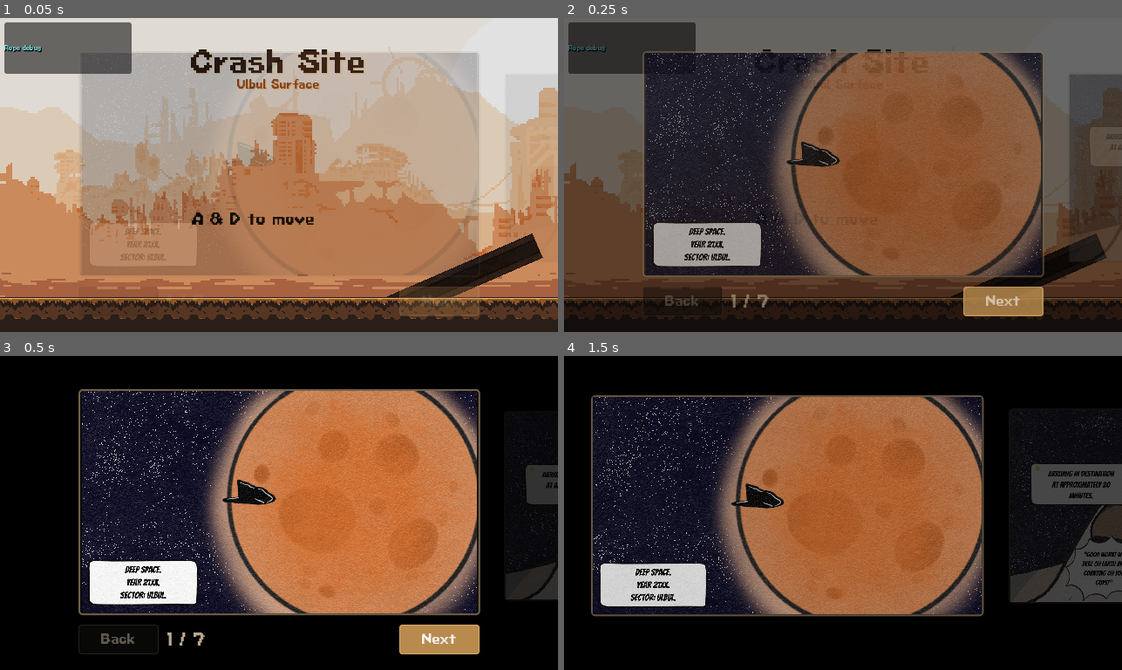
Above: before the commit, frames 1-4 (two rows, left to right).
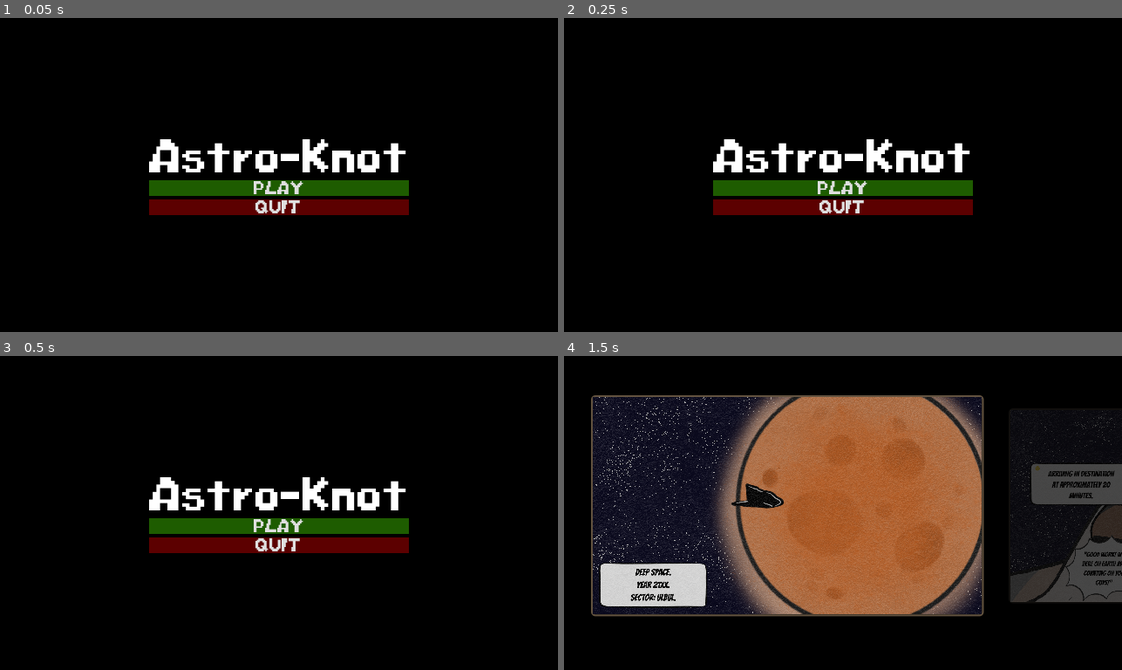
Above: after the commit, the same moments.

Repository: Bakwan-Company/Astro-Knot
Game: Godot game, scene res://MainMenu.tscn
The game is run twice, just before and just after one commit, with the same random seed, the same clock (stepped at 60 frames per second) and the same inputs. Before the commit the project starts from res://levels/level_1_tutorial/Level1Tutorial.tscn.
Inputs (mouse positions are in pixels of both pictures, inside the frame that each line leads up to):
- Up to frame 1 (0.05 s): no input
- Up to frame 2 (0.25 s): no input
- Up to frame 3 (0.5 s): no input
- Up to frame 4 (1.5 s): click (843, 525) at 0.5 s, where only the run after the commit has a clickable "PLAY"; click "Next" at 1.25 s

The runs differ from the first frame. In frame 1, 100% of the frame differs, in the area x 0-100%, y 0-100%; in frame 2, 92%; in frame 3, 54%; in frame 4, nothing differs.

Commit message:
fix level 3 and add ending scene

Diff:
--- a/comics/level3/2.tscn
+++ b/comics/level3/2.tscn
@@ -6,13 +6,12 @@
 [ext_resource type="Texture2D" uid="uid://bxpwb8ep7ib8p" path="res://asset/Comics/Level3/last/Level4Panel3_202605291957_37444.png" id="4_gfnxi"]
 [ext_resource type="Texture2D" uid="uid://6nu75pryqyhr" path="res://asset/Comics/Level3/last/Level4Panel4_202605291957_37445.png" id="5_2fuvu"]
 [ext_resource type="Texture2D" uid="uid://na7byy3m0evg" path="res://asset/Comics/Level3/last/Level4Panel5_202605291957_37446.png" id="6_vkvxc"]
-[ext_resource type="Texture2D" uid="uid://du15ltujjjq42" path="res://asset/Comics/Level3/last/Level4Panel6_202605291957_37449.png" id="7_nr3b7"]
 
 [node name="ComicCutscene" type="CanvasLayer" unique_id=447837178]
 process_mode = 3
 layer = 120
 script = ExtResource("1_ph8fe")
-pages = Array[Texture2D]([ExtResource("2_honj6"), ExtResource("3_7j1mq"), ExtResource("4_gfnxi"), ExtResource("5_2fuvu"), ExtResource("6_vkvxc"), ExtResource("7_nr3b7")])
+pages = Array[Texture2D]([ExtResource("2_honj6"), ExtResource("3_7j1mq"), ExtResource("4_gfnxi"), ExtResource("5_2fuvu"), ExtResource("6_vkvxc")])
 
 [node name="Dimmer" type="ColorRect" parent="." unique_id=1988990970]
 anchors_preset = 15
--- /dev/null
+++ b/interactables/door/pillar_door.tscn
@@ -0,0 +1,74 @@
+[gd_scene format=3 uid="uid://bqoy0rq4y5pr7"]
+
+[ext_resource type="Script" uid="uid://b4ltnr5133gi" path="res://interactables/door/door.gd" id="1_door"]
+[ext_resource type="Texture2D" uid="uid://bl1l2x8635i6q" path="res://asset/Interactables and Hazards/pilar/128x32.png" id="2_closed"]
+[ext_resource type="Texture2D" uid="uid://bn405igjnf0if" path="res://asset/Interactables and Hazards/pilar/128x32quarter_half.png" id="3_quarter"]
+[ext_resource type="Texture2D" uid="uid://c12yc7qhwdidb" path="res://asset/Interactables and Hazards/pilar/128x32_half.png" id="4_half"]
+[ext_resource type="Texture2D" uid="uid://jiuv34cghrwr" path="res://asset/Interactables and Hazards/pilar/128x32_open.png" id="5_open"]
+
+[sub_resource type="RectangleShape2D" id="RectangleShape2D_pillar_door"]
+size = Vector2(39, 128)
+
+[sub_resource type="SpriteFrames" id="SpriteFrames_pillar_door"]
+animations = [{
+"frames": [{
+"duration": 1.0,
+"texture": ExtResource("5_open")
+}, {
+"duration": 1.0,
+"texture": ExtResource("4_half")
+}, {
+"duration": 1.0,
+"texture": ExtResource("3_quarter")
+}, {
+"duration": 1.0,
+"texture": ExtResource("2_closed")
+}],
+"loop": false,
+"name": &"close",
+"speed": 10.0
+}, {
+"frames": [{
+"duration": 1.0,
+"texture": ExtResource("2_closed")
+}],
+"loop": true,
+"name": &"closed",
+"speed": 5.0
+}, {
+"frames": [{
+"duration": 1.0,
+"texture": ExtResource("2_closed")
+}, {
+"duration": 1.0,
+"texture": ExtResource("3_quarter")
+}, {
+"duration": 1.0,
+"texture": ExtResource("4_half")
+}, {
+"duration": 1.0,
+"texture": ExtResource("5_open")
+}],
+"loop": false,
+"name": &"open",
+"speed": 10.0
+}, {
+"frames": [{
+"duration": 1.0,
+"texture": ExtResource("5_open")
+}],
+"loop": true,
+"name": &"opened",
+"speed": 5.0
+}]
+
+[node name="PillarDoor" type="StaticBody2D" unique_id=1100794833]
+script = ExtResource("1_door")
+
+[node name="CollisionShape2D" type="CollisionShape2D" parent="." unique_id=1185074297]
+position = Vector2(0.5, 0)
+shape = SubResource("RectangleShape2D_pillar_door")
+
+[node name="AnimatedSprite2D" type="AnimatedSprite2D" parent="." unique_id=891600769]
+sprite_frames = SubResource("SpriteFrames_pillar_door")
+animation = &"opened"
--- a/levels/level_3/bridge.gd
+++ b/levels/level_3/bridge.gd
@@ -1,10 +1,7 @@
 extends AnimatableBody2D
 
-# Seberapa jauh jembatannya mau ditarik/digeser?
-# Contoh: Vector2(150, 0) berarti geser ke KANAN 150 pixel.
-# Kalau mau geser ke BAWAH (biar jadi jalan), misal Vector2(0, 150)
 @export var retract_offset: Vector2 = Vector2(0, 150)
-@export var retract_duration: float = 1.0 # Waktu nariknya (1 detik)
+@export var retract_duration: float = 5.0 # Waktu nariknya (1 detik)
 
 @onready var start_position: Vector2 = global_position
 
--- a/levels/level_3/bridge_manager.gd
+++ b/levels/level_3/bridge_manager.gd
@@ -1,7 +1,7 @@
 extends Node2D
 
 @export var slide_distance: float = 352.0
-@export var slide_duration: float = 1.0
+@export var slide_duration: float = 2.4
 
 @onready var left_bridge = $MaskingZone/LeftBridge
 @onready var right_bridge = $MaskingZone/RightBridge
@@ -10,6 +10,7 @@
 var right_formed_pos: Vector2
 var left_hidden_pos: Vector2
 var right_hidden_pos: Vector2
+var active_tween: Tween
 
 func _ready() -> void:
 	left_formed_pos = left_bridge.global_position
@@ -23,20 +24,25 @@
 	_set_bridge_collision(false)
 
 func _on_terminal_activated(is_on: bool) -> void:
-	var tween = create_tween().set_parallel(true).set_trans(Tween.TRANS_CUBIC).set_ease(Tween.EASE_IN_OUT)
+	if is_instance_valid(active_tween):
+		active_tween.kill()
+
+	active_tween = create_tween().set_parallel(true).set_trans(Tween.TRANS_CUBIC).set_ease(Tween.EASE_IN_OUT)
+	active_tween.finished.connect(func(): active_tween = null)
 
 	if is_on:
 		# TERMINAL NYALA: Fisik ON duluan, baru jembatan muncul ke tengah
 		_set_bridge_collision(true)
-		tween.tween_property(left_bridge, "global_position", left_formed_pos, slide_duration)
-		tween.tween_property(right_bridge, "global_position", right_formed_pos, slide_duration)
+		active_tween.tween_property(left_bridge, "global_position", left_formed_pos, slide_duration)
+		active_tween.tween_property(right_bridge, "global_position", right_formed_pos, slide_duration)
 	else:
 		# TERMINAL MATI: MATIIN FISIK SAAT INI JUGA!
 		_set_bridge_collision(false)
 
 		# Baru jembatannya ditarik ngumpet ke tembok (visual doang yang gerak)
-		tween.tween_property(left_bridge, "global_position", left_hidden_pos, slide_duration)
-		tween.tween_property(right_bridge, "global_position", right_hidden_pos, slide_duration)
+		active_tween.tween_property(left_bridge, "global_position", left_hidden_pos, slide_duration)
+		active_tween.tween_property(right_bridge, "global_position", right_hidden_pos, slide_duration)
+
 func _set_bridge_collision(is_solid: bool) -> void:
 	var layer_value = 1 if is_solid else 0
 	if left_bridge and right_bridge:
--- a/levels/level_3/camera.gd
+++ b/levels/level_3/camera.gd
@@ -6,6 +6,9 @@
 
 var cinematic_target: Vector2
 var is_cinematic: bool = false
+var shake_time: float = 0.0
+var shake_duration: float = 0.0
+var shake_strength: float = 0.0
 
 func _process(delta: float) -> void:
 	if is_cinematic:
@@ -15,9 +18,31 @@
 
 		global_position = global_position.lerp(midpoint, smoothing_speed * delta)
 
+	_update_shake(delta)
+
 func focus_on_position(target_position: Vector2) -> void:
 	cinematic_target = target_position
 	is_cinematic = true
 
 func follow_players() -> void:
 	is_cinematic = false
+
+func shake(duration: float, strength: float) -> void:
+	shake_duration = maxf(duration, 0.01)
+	shake_time = shake_duration
+	shake_strength = strength
+
+func _update_shake(delta: float) -> void:
+	if shake_time <= 0.0:
+		offset = Vector2.ZERO
+		return
+
+	shake_time = maxf(shake_time - delta, 0.0)
+	var intensity := shake_strength * (shake_time / shake_duration)
+	offset = Vector2(
+		randf_range(-intensity, intensity),
+		randf_range(-intensity, intensity)
+	)
+
+	if shake_time <= 0.0:
+		offset = Vector2.ZERO
--- a/levels/level_3/level_3.gd
+++ b/levels/level_3/level_3.gd
@@ -1,6 +1,15 @@
 extends Node2D
 
+const END_ROCK_TEXTURE := preload("res://asset/Interactables and Hazards/Rock1_5_no_shadow.png")
+const THE_END_TEXTURE := preload("res://asset/end/the_end.jpg")
+const MAIN_MENU_PATH := "res://MainMenu.tscn"
+
 @export var bridge_camera_hold_time: float = 0.35
+@export var bridge_camera_shake_strength: float = 9.0
+@export var ending_fall_duration: float = 7.0
+@export var ending_rock_spawn_interval: float = 0.11
+@export var ending_camera_shake_strength: float = 22.0
+@export var ending_the_end_hold_time: float = 4.0
 
 @onready var button_laser = %ButtonLaser
 @onready var laser_gate = %LaserGate
@@ -10,8 +19,13 @@
 @onready var bridge_manager = %BridgeManager
 @onready var bridge_camera_focus: Marker2D = %BridgeCameraFocus
 @onready var camera: Camera2D = $Camera2D
+@onready var ending_computer_trigger: Area2D = $EndLv/computer/ComicCutsceneTrigger
+@onready var castor: CharacterBody2D = $Castor
+@onready var pollux: RigidBody2D = $Pollux
+@onready var rope_manager: Node = $RopeManager
 
 var bridge_cutscene_id: int = 0
+var ending_sequence_started: bool = false
 
 func _ready() -> void:
 	if button_laser and laser_gate:
@@ -20,6 +34,8 @@
 		button_pillar.button_toggled.connect(_on_button_pillar_toggled)
 	if terminal and bridge_manager:
 		terminal.terminal_activated.connect(_on_terminal_activated)
+	if ending_computer_trigger and ending_computer_trigger.has_signal("cutscene_finished"):
+		ending_computer_trigger.connect("cutscene_finished", _on_ending_computer_cutscene_finished)
 
 func _on_button_pillar_toggled(is_on: bool) -> void:
 	laser_gate_pillar.set_door_status(not is_on)
@@ -33,10 +49,8 @@
 
 	bridge_manager._on_terminal_activated(is_on)
 
-	if not is_on:
-		if camera and camera.has_method("follow_players"):
-			camera.call("follow_players")
-		return
+	if is_on and camera and camera.has_method("shake"):
+		camera.call("shake", bridge_manager.slide_duration, bridge_camera_shake_strength)
 
 	await get_tree().create_timer(bridge_manager.slide_duration + bridge_camera_hold_time).timeout
 
@@ -45,3 +59,101 @@
 
 	if camera and camera.has_method("follow_players"):
 		camera.call("follow_players")
+
+func _on_ending_computer_cutscene_finished() -> void:
+	if ending_sequence_started:
+		return
+
+	ending_sequence_started = true
+	await _play_ending_sequence()
+
+func _play_ending_sequence() -> void:
+	_freeze_ending_players()
+
+	if camera and camera.has_method("follow_players"):
+		camera.call("follow_players")
+	if camera and camera.has_method("shake"):
+		camera.call("shake", ending_fall_duration, ending_camera_shake_strength)
+
+	await _spawn_ending_rocks()
+	await _show_the_end_overlay()
+
+	if ResourceLoader.exists(MAIN_MENU_PATH):
+		get_tree().change_scene_to_file(MAIN_MENU_PATH)
+
+func _freeze_ending_players() -> void:
+	if rope_manager:
+		rope_manager.set_physics_process(false)
+		rope_manager.set_process(false)
+	if castor:
+		castor.velocity = Vector2.ZERO
+		castor.set_physics_process(false)
+	if pollux:
+		pollux.linear_velocity = Vector2.ZERO
+		pollux.angular_velocity = 0.0
+		pollux.freeze = true
+		pollux.sleeping = true
+
+func _spawn_ending_rocks() -> void:
+	var rock_layer := Node2D.new()
+	rock_layer.name = "EndingRockFall"
+	rock_layer.z_index = 200
+	add_child(rock_layer)
+
+	var elapsed := 0.0
+	while elapsed < ending_fall_duration:
+		_spawn_ending_rock(rock_layer)
+		await get_tree().create_timer(ending_rock_spawn_interval).timeout
+		elapsed += ending_rock_spawn_interval
+
+func _spawn_ending_rock(parent: Node2D) -> void:
+	if camera == null:
+		return
+
+	var viewport_size := get_viewport_rect().size
+	var visible_size := viewport_size / camera.zoom
+	var left := camera.global_position.x - visible_size.x * 0.5
+	var right := camera.global_position.x + visible_size.x * 0.5
+	var top := camera.global_position.y - visible_size.y * 0.5 - 160.0
+	var bottom := camera.global_position.y + visible_size.y * 0.5 + 220.0
+
+	var rock := Sprite2D.new()
+	rock.texture = END_ROCK_TEXTURE
+	rock.position = Vector2(randf_range(left, right), top - randf_range(0.0, 180.0))
+	rock.rotation = randf_range(-PI, PI)
+	rock.scale = Vector2.ONE * randf_range(0.35, 1.15)
+	rock.z_index = 200
+	parent.add_child(rock)
+
+	var fall_time := randf_range(1.6, 2.7)
+	var drift := randf_range(-110.0, 110.0)
+	var tween := create_tween().set_parallel(true)
+	tween.tween_property(rock, "position", Vector2(rock.position.x + drift, bottom), fall_time)
+	tween.tween_property(rock, "rotation", rock.rotation + randf_range(3.0, 8.0), fall_time)
+	tween.tween_property(rock, "modulate:a", 0.0, 0.35).set_delay(fall_time - 0.35)
+	tween.finished.connect(rock.queue_free)
+
+func _show_the_end_overlay() -> void:
+	var overlay := CanvasLayer.new()
+	overlay.name = "TheEndOverlay"
+	overlay.layer = 100
+	add_child(overlay)
+
+	var fade := ColorRect.new()
+	fade.color = Color(0, 0, 0, 0)
+	fade.set_anchors_preset(Control.PRESET_FULL_RECT)
+	overlay.add_child(fade)
+
+	var end_image := TextureRect.new()
+	end_image.texture = THE_END_TEXTURE
+	end_image.expand_mode = TextureRect.EXPAND_IGNORE_SIZE
+	end_image.stretch_mode = TextureRect.STRETCH_KEEP_ASPECT_COVERED
+	end_image.modulate = Color(1, 1, 1, 0)
+	end_image.set_anchors_preset(Control.PRESET_FULL_RECT)
+	overlay.add_child(end_image)
+
+	var tween := create_tween()
+	tween.tween_property(fade, "color:a", 1.0, 1.0)
+	tween.tween_property(end_image, "modulate:a", 1.0, 1.2)
+	await tween.finished
+	await get_tree().create_timer(ending_the_end_hold_time).timeout
--- a/project.godot
+++ b/project.godot
@@ -11,7 +11,7 @@
 [application]
 
 config/name="Astro-Knot"
-run/main_scene="uid://csfndm8dmhu7l"
+run/main_scene="uid://caluvysxhdvw1"
 config/features=PackedStringArray("4.6", "GL Compatibility")
 config/icon="res://icon.svg"
 
--- a/ui/comic_cutscene/comic_cutscene_trigger.gd
+++ b/ui/comic_cutscene/comic_cutscene_trigger.gd
@@ -1,4 +1,6 @@
 extends Area2D
+
+signal cutscene_finished
 
 enum TriggerMode {
 	ON_ENTER,
@@ -75,6 +77,7 @@
 func _on_cutscene_finished() -> void:
 	active_cutscene = null
 	_restore_focus_camera()
+	cutscene_finished.emit()
 	if next_scene_path != "" and ResourceLoader.exists(next_scene_path):
 		get_tree().change_scene_to_file(next_scene_path)
 
Binary file added: asset/Interactables and Hazards/Rock1_5_no_shadow.png
Not shown, added: asset/Interactables and Hazards/Rock1_5_no_shadow.png.import
Binary file added: asset/Interactables and Hazards/pilar/128x32.png
Not shown, added: asset/Interactables and Hazards/pilar/128x32.png.import
Binary file added: asset/Interactables and Hazards/pilar/128x32_half.png
Not shown, added: asset/Interactables and Hazards/pilar/128x32_half.png.import
Binary file added: asset/Interactables and Hazards/pilar/128x32_open.png
Not shown, added: asset/Interactables and Hazards/pilar/128x32_open.png.import
Binary file added: asset/Interactables and Hazards/pilar/128x32quarter_half.png
Not shown, added: asset/Interactables and Hazards/pilar/128x32quarter_half.png.import
Not shown, added: asset/end/the_end.jpg.import
Binary file changed: asset/sign/Untitled4_20260529154629.png
(and 10 more such lines)
